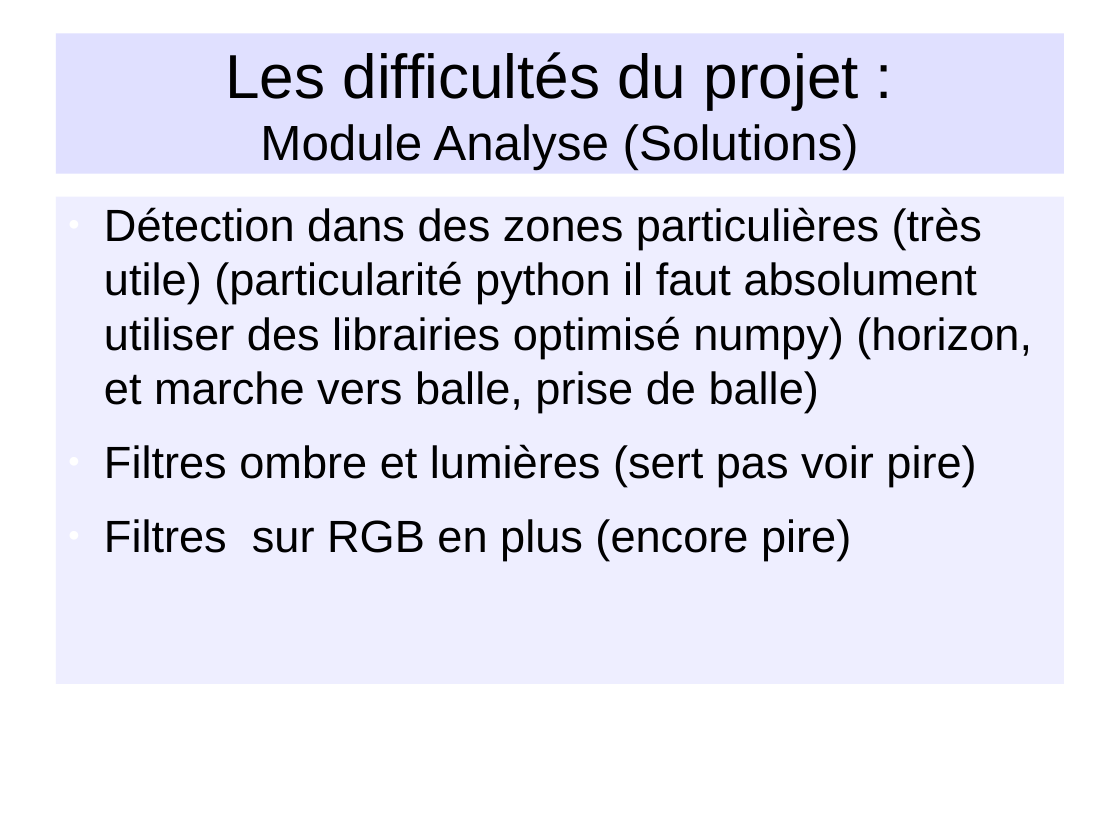
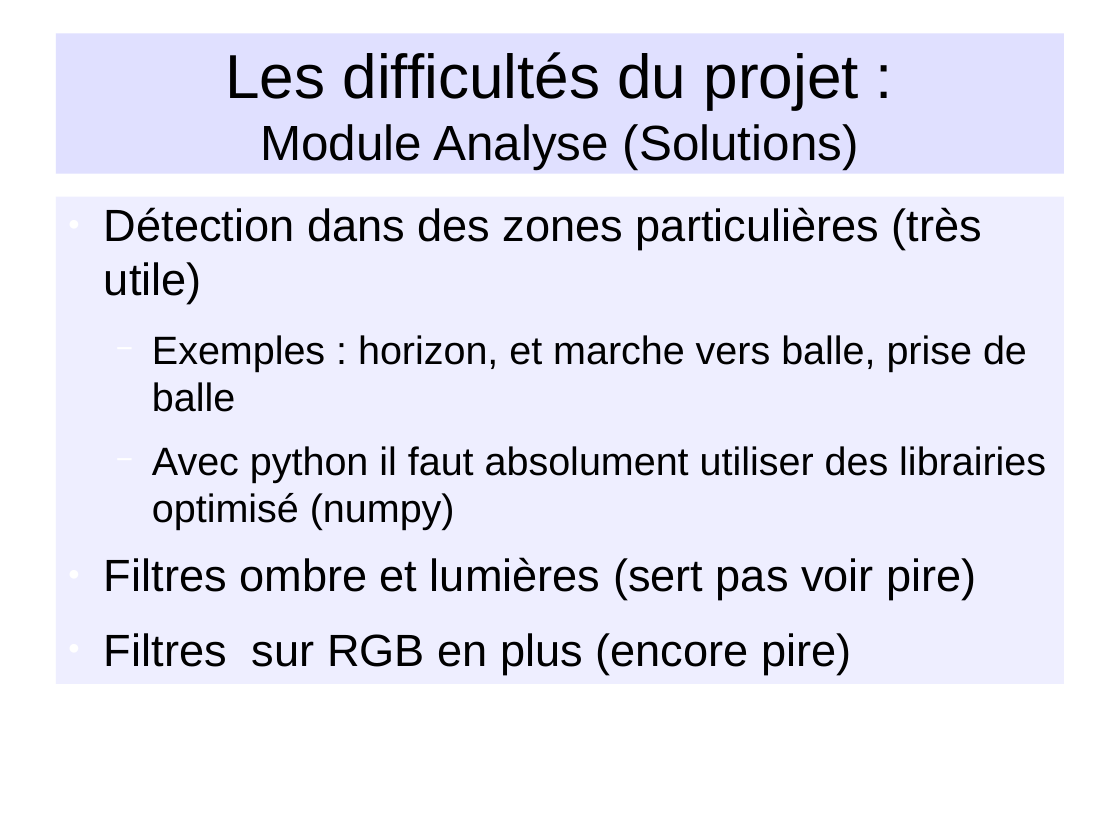
Before and after one commit to NesKaphe/nao-p7, a slide deck: slide 13 of documents/diaporama/diapo_nao.odp. Drawn at 1120x840 pixels with LibreOffice and Linux fonts; fonts in the diff are those of the drawing; background and template pictures are left out. Boxes give left, top, right and bottom in pixels: in the first picture for what was removed or moved away, otherwise in the second. Text is boxed around its words. In the diff, an @@ line names an element or a change of style, - is before the commit and + after.

Commit message:
ajout dans le diaporama

```diff
--- a/documents/diaporama/diapo_nao.odp
+++ b/documents/diaporama/diapo_nao.odp
@@ text at <box>104,207,1046,530</box>: text changed; size 32 to 28 pt @@
-● Détection dans des zones particulières (très utile) (particularité python il faut absolument utiliser des librairies optimisé numpy) (horizon, et marche vers balle, prise de balle)
+● Détection dans des zones particulières (très utile)
+  − Exemples : horizon, et marche vers balle, prise de balle
+  − Avec python il faut absolument utiliser des librairies optimisé (numpy)
```
Also in this commit, not shown: 6 other slides changed, 5 other files.
